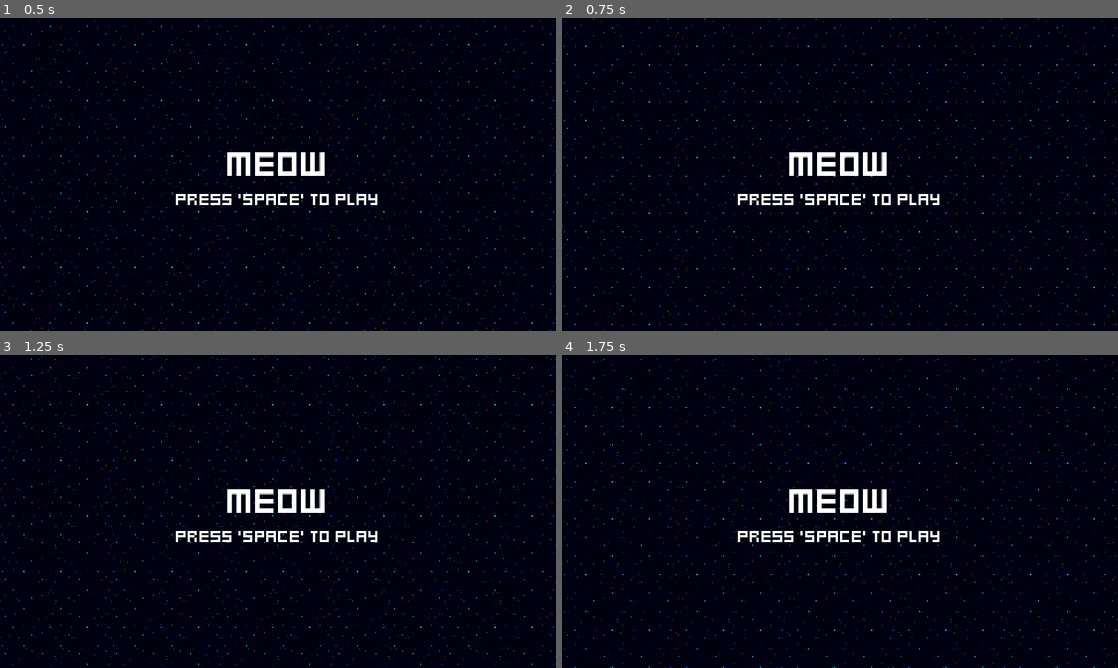
Above: before the commit, frames 1-4 (two rows, left to right).
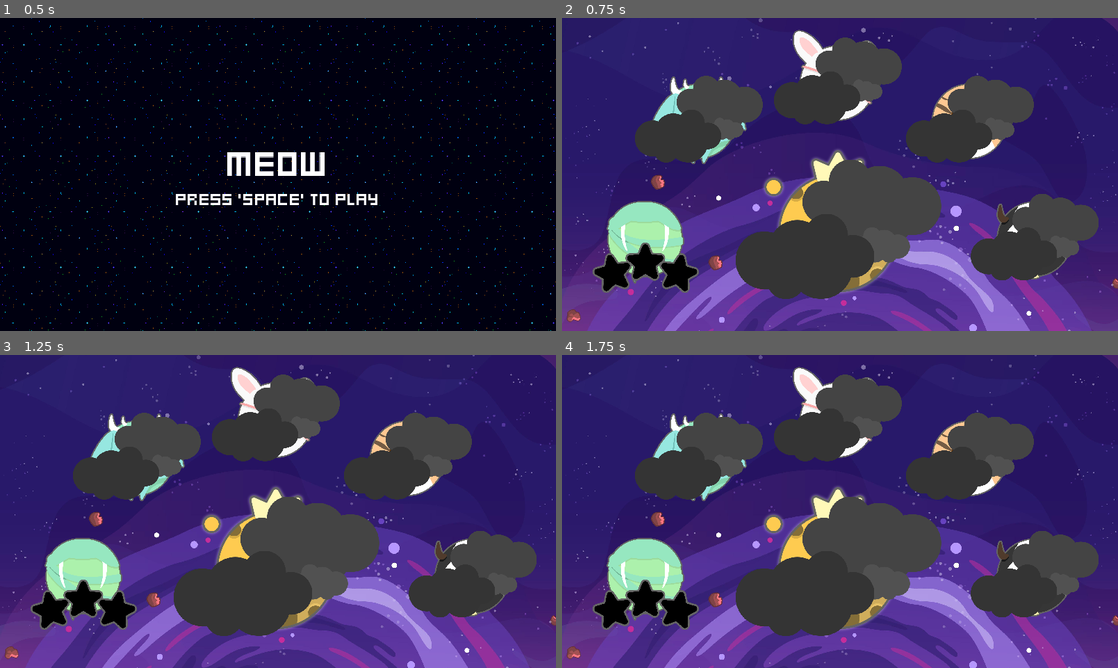
Above: after the commit, the same moments.

Repository: atomjin/2dRocket
Game: Godot game, scene res://menus/menu.tscn
The game is run twice, just before and just after one commit, with the same random seed, the same clock (stepped at 60 frames per second) and the same inputs.
Inputs (mouse positions are in pixels of both pictures, inside the frame that each line leads up to):
- Up to frame 1 (0.5 s): no input
- Up to frame 2 (0.75 s): tap Space at 0.5 s; move the mouse to (962, 158) at 0.52 s; hold Right (ui_right) from 0.53 s (still down); tap Enter (ui_accept) at 0.6 s; click (962, 158) at 0.67 s
- Up to frame 3 (1.25 s): keep holding Right (ui_right); tap Enter (ui_accept) at 0.77, 1.07 s
- Up to frame 4 (1.75 s): release Right (ui_right) at 1.25 s; tap Space at 1.25 s; drag from (728, 527) to (812, 574) at 1.27 s

Frame 1 is identical in both runs. In frame 2, 99% of the frame differs, in the area x 0-100%, y 0-100%; in frame 3, 99%; in frame 4, 99%.

Commit message:
sheep mons

Diff:
--- a/enemies/enemy.gd
+++ b/enemies/enemy.gd
@@ -10,17 +10,32 @@
 @onready var destroyed_component:  = $DestroyedComponent as DestroyedComponent
 @onready var score_component:  = $ScoreComponent as ScoreComponent
 
+@export var player: Node2D
+@export var move_speed: float = 100.0
 
-func _ready()->void:
-	stats_component.no_health.connect(func():
-		score_component.adjust_score()
-		)
+func _ready() -> void:
+	# Connect signals
+	stats_component.no_health.connect(on_no_health)
+	visible_on_screen_notifier_2d.screen_exited.connect(queue_free)
+	hurtbox_component.hurt.connect(on_hurt)
+	hitbox_component.hit_hurtbox.connect(destroyed_component.destroy.unbind(1))
 
-	visible_on_screen_notifier_2d.screen_exited.connect(queue_free)
-	hurtbox_component.hurt.connect(func(hitbox: HitboxComponent):
-		scale_component.tween_scale()
-		flash_component.flash()
-		shake_component.tween_shake()
-	)
-	stats_component.no_health.connect(queue_free)
-	hitbox_component.hit_hurtbox.connect(destroyed_component.destroy.unbind(1))
+func _process(delta: float) -> void:
+	move_toward_player(delta)
+
+# Function to handle enemy moving toward player
+func move_toward_player(delta: float) -> void:
+	if player:
+		var direction = (player.global_position - global_position).normalized()
+		position += direction * move_speed * delta
+
+# Function called when health reaches zero
+func on_no_health() -> void:
+	score_component.adjust_score()
+	queue_free()
+
+# Function called when enemy is hurt
+func on_hurt(hitbox: HitboxComponent) -> void:
+	scale_component.tween_scale()
+	flash_component.flash()
+	shake_component.tween_shake()
--- a/enemies/sheep_enemy.tscn
+++ b/enemies/sheep_enemy.tscn
@@ -23,8 +23,27 @@
 "speed": 5.0
 }]
 
+[sub_resource type="CircleShape2D" id="CircleShape2D_l7ryk"]
+radius = 206.774
+
+[sub_resource type="CircleShape2D" id="CircleShape2D_3frqb"]
+radius = 160.0
+
 [node name="SheepEnemy" instance=ExtResource("1_88l22")]
 scale = Vector2(0.15, 0.15)
 
 [node name="AnimatedSprite2D" parent="." index="0"]
 sprite_frames = SubResource("SpriteFrames_vm5yc")
+
+[node name="StatsComponent" parent="." index="1"]
+health = 5
+
+[node name="VisibleOnScreenNotifier2D" parent="." index="3"]
+position = Vector2(3.33332, -6.66665)
+scale = Vector2(24.3333, 22.6667)
+
+[node name="CollisionShape2D" type="CollisionShape2D" parent="HurtboxComponent" index="0"]
+shape = SubResource("CircleShape2D_l7ryk")
+
+[node name="CollisionShape2D" type="CollisionShape2D" parent="HitboxComponent" index="0"]
+shape = SubResource("CircleShape2D_3frqb")
--- a/menus/menu.gd
+++ b/menus/menu.gd
@@ -2,4 +2,4 @@
 
 func _process(delta: float) -> void:
 	if Input.is_action_just_pressed("ui_accept"):
-		get_tree().change_scene_to_file("res://menus/stage_selector.tscn")
+		get_tree().change_scene_to_file("res://stage_selector.tscn")
--- /dev/null
+++ b/snake_stage.gd
@@ -0,0 +1,45 @@
+extends TextureRect
+@onready var new_scene_path: String = "res://world.tscn"
+
+# Drag the fog node from the scene tree to this variable in the editor
+@onready var fog_node: TextureRect = $Fog1
+var original_size: Vector2
+var original_position: Vector2
+
+
+func _ready() -> void:
+	original_size = size
+	original_position = position
+	# Enable mouse input on the planet node
+	mouse_filter = Control.MouseFilter.MOUSE_FILTER_PASS
+	connect("gui_input", Callable(self, "_on_gui_input"))
+func _gui_input(event: InputEvent) -> void:
+	if event is InputEventMouseButton and event.pressed:
+		# Check if fog is visible
+		if fog_node.visible:
+			print("Cannot click on planet, fog is covering it.")
+		else:
+			print("Planet clicked!")
+			change_scene()
+			# Handle the click action for the planet here
+
+func change_scene():
+	var root = get_tree().root
+	for child in root.get_children():
+		child.queue_free()
+
+	var new_scene=load(new_scene_path).instantiate()
+	root.add_child(new_scene)
+
+
+func _on_mouse_entered() -> void:
+	var new_size = original_size * 1.2
+	var new_position = original_position - (new_size - original_size) / 2
+
+	size = new_size
+	position = new_position
+
+
+func _on_mouse_exited() -> void:
+	size = original_size
+	position = original_position
--- /dev/null
+++ b/stage_selector.gd
@@ -0,0 +1,11 @@
+extends Control
+
+
+# Called when the node enters the scene tree for the first time.
+func _ready() -> void:
+	pass # Replace with function body.
+
+
+# Called every frame. 'delta' is the elapsed time since the previous frame.
+func _process(delta: float) -> void:
+	pass
--- /dev/null
+++ b/stage_selector.tscn
@@ -0,0 +1,639 @@
+[gd_scene load_steps=15 format=3 uid="uid://cfmeci2s8yhth"]
+
+[ext_resource type="PackedScene" uid="uid://bc7msraepqfum" path="res://effects/stage_background.tscn" id="1_hhp03"]
+[ext_resource type="Script" path="res://stage_selector.gd" id="1_pkf56"]
+[ext_resource type="Texture2D" uid="uid://dbc5pbq8oyex5" path="res://Level Selector/Snake.png" id="2_n2n1d"]
+[ext_resource type="Texture2D" uid="uid://pvd525or2y32" path="res://Level Selector/StarBlank.png" id="3_aqibx"]
+[ext_resource type="Texture2D" uid="uid://dcfx0stp3yngi" path="res://Level Selector/Star1.png" id="4_bbee3"]
+[ext_resource type="Script" path="res://snake_stage.gd" id="4_lvdo2"]
+[ext_resource type="Texture2D" uid="uid://crphvvh7o5dt5" path="res://Level Selector/Star2.png" id="5_8v60s"]
+[ext_resource type="Texture2D" uid="uid://xvtdolu3ff5" path="res://Level Selector/Star3.png" id="6_sa3do"]
+[ext_resource type="Texture2D" uid="uid://p7k4hchpmua4" path="res://Level Selector/Cloud.png" id="7_xyev8"]
+[ext_resource type="Texture2D" uid="uid://bfojqpv4prcyo" path="res://Level Selector/Dragon.png" id="8_tilm1"]
+[ext_resource type="Texture2D" uid="uid://cebttbpbyda3i" path="res://Level Selector/Bunny.png" id="9_g05ef"]
+[ext_resource type="Texture2D" uid="uid://cepg0bqd1tkop" path="res://Level Selector/Tiger.png" id="10_7pv7l"]
+[ext_resource type="Texture2D" uid="uid://sagnf7wftyx" path="res://Level Selector/Cow.png" id="11_qg4r4"]
+[ext_resource type="Texture2D" uid="uid://btmkb3q7ow3l" path="res://Level Selector/Rat.png" id="12_khhfq"]
+
+[node name="StageSelector" type="Control"]
+layout_mode = 3
+anchors_preset = 0
+script = ExtResource("1_pkf56")
+
+[node name="level_select_background" parent="." instance=ExtResource("1_hhp03")]
+
+[node name="SnakeStage" type="TextureRect" parent="."]
+texture_filter = 1
+layout_mode = 1
+anchors_preset = 8
+anchor_left = 0.5
+anchor_top = 0.5
+anchor_right = 0.5
+anchor_bottom = 0.5
+offset_left = 104.0
+offset_top = 576.0
+offset_right = 470.0
+offset_bottom = 942.0
+grow_horizontal = 2
+grow_vertical = 2
+texture = ExtResource("2_n2n1d")
+expand_mode = 1
+script = ExtResource("4_lvdo2")
+
+[node name="BlankStar" type="TextureRect" parent="SnakeStage"]
+layout_mode = 1
+anchors_preset = 7
+anchor_left = 0.5
+anchor_top = 1.0
+anchor_right = 0.5
+anchor_bottom = 1.0
+offset_left = -233.0
+offset_top = -340.0
+offset_right = 233.0
+offset_bottom = 126.0
+grow_horizontal = 2
+grow_vertical = 0
+texture = ExtResource("3_aqibx")
+expand_mode = 1
+
+[node name="Star1" type="TextureRect" parent="SnakeStage/BlankStar"]
+visible = false
+layout_mode = 1
+anchors_preset = 8
+anchor_left = 0.5
+anchor_top = 0.5
+anchor_right = 0.5
+anchor_bottom = 0.5
+offset_left = -230.0
+offset_top = -230.0
+offset_right = 230.0
+offset_bottom = 230.0
+grow_horizontal = 2
+grow_vertical = 2
+texture = ExtResource("4_bbee3")
+expand_mode = 1
+
+[node name="Star2" type="TextureRect" parent="SnakeStage/BlankStar"]
+visible = false
+layout_mode = 1
+anchors_preset = 8
+anchor_left = 0.5
+anchor_top = 0.5
+anchor_right = 0.5
+anchor_bottom = 0.5
+offset_left = -230.0
+offset_top = -222.0
+offset_right = 222.0
+offset_bottom = 226.0
+grow_horizontal = 2
+grow_vertical = 2
+texture = ExtResource("5_8v60s")
+expand_mode = 1
+
+[node name="Star3" type="TextureRect" parent="SnakeStage/BlankStar"]
+visible = false
+layout_mode = 1
+anchors_preset = 8
+anchor_left = 0.5
+anchor_top = 0.5
+anchor_right = 0.5
+anchor_bottom = 0.5
+offset_left = -220.0
+offset_top = -224.0
+offset_right = 230.0
+offset_bottom = 226.0
+grow_horizontal = 2
+grow_vertical = 2
+texture = ExtResource("6_sa3do")
+expand_mode = 1
+
+[node name="Fog1" type="TextureRect" parent="SnakeStage"]
+visible = false
+texture_filter = 1
+layout_mode = 1
+anchors_preset = 8
+anchor_left = 0.5
+anchor_top = 0.5
+anchor_right = 0.5
+anchor_bottom = 0.5
+offset_left = -229.0
+offset_top = -229.0
+offset_right = 229.0
+offset_bottom = 229.0
+grow_horizontal = 2
+grow_vertical = 2
+texture = ExtResource("7_xyev8")
+expand_mode = 1
+
+[node name="DragonStage" type="TextureRect" parent="."]
+texture_filter = 1
+layout_mode = 1
+anchors_preset = 8
+anchor_left = 0.5
+anchor_top = 0.5
+anchor_right = 0.5
+anchor_bottom = 0.5
+offset_left = 288.0
+offset_top = 169.0
+offset_right = 654.0
+offset_bottom = 535.0
+grow_horizontal = 2
+grow_vertical = 2
+texture = ExtResource("8_tilm1")
+expand_mode = 1
+
+[node name="BlankStar" type="TextureRect" parent="DragonStage"]
+visible = false
+layout_mode = 1
+anchors_preset = 7
+anchor_left = 0.5
+anchor_top = 1.0
+anchor_right = 0.5
+anchor_bottom = 1.0
+offset_left = -233.0
+offset_top = -340.0
+offset_right = 233.0
+offset_bottom = 126.0
+grow_horizontal = 2
+grow_vertical = 0
+texture = ExtResource("3_aqibx")
+expand_mode = 1
+
+[node name="Star1" type="TextureRect" parent="DragonStage/BlankStar"]
+visible = false
+layout_mode = 1
+anchors_preset = 8
+anchor_left = 0.5
+anchor_top = 0.5
+anchor_right = 0.5
+anchor_bottom = 0.5
+offset_left = -230.0
+offset_top = -230.0
+offset_right = 230.0
+offset_bottom = 230.0
+grow_horizontal = 2
+grow_vertical = 2
+texture = ExtResource("4_bbee3")
+expand_mode = 1
+
+[node name="Star2" type="TextureRect" parent="DragonStage/BlankStar"]
+visible = false
+layout_mode = 1
+anchors_preset = 8
+anchor_left = 0.5
+anchor_top = 0.5
+anchor_right = 0.5
+anchor_bottom = 0.5
+offset_left = -230.0
+offset_top = -222.0
+offset_right = 222.0
+offset_bottom = 226.0
+grow_horizontal = 2
+grow_vertical = 2
+texture = ExtResource("5_8v60s")
+expand_mode = 1
+
+[node name="Star3" type="TextureRect" parent="DragonStage/BlankStar"]
+visible = false
+layout_mode = 1
+anchors_preset = 8
+anchor_left = 0.5
+anchor_top = 0.5
+anchor_right = 0.5
+anchor_bottom = 0.5
+offset_left = -220.0
+offset_top = -224.0
+offset_right = 230.0
+offset_bottom = 226.0
+grow_horizontal = 2
+grow_vertical = 2
+texture = ExtResource("6_sa3do")
+expand_mode = 1
+
+[node name="Fog1" type="TextureRect" parent="DragonStage"]
+texture_filter = 1
+layout_mode = 1
+anchors_preset = 8
+anchor_left = 0.5
+anchor_top = 0.5
+anchor_right = 0.5
+anchor_bottom = 0.5
+offset_left = -229.0
+offset_top = -229.0
+offset_right = 229.0
+offset_bottom = 229.0
+grow_horizontal = 2
+grow_vertical = 2
+texture = ExtResource("7_xyev8")
+expand_mode = 1
+
+[node name="RabbitStage" type="TextureRect" parent="."]
+texture_filter = 1
+layout_mode = 1
+anchors_preset = 8
+anchor_left = 0.5
+anchor_top = 0.5
+anchor_right = 0.5
+anchor_bottom = 0.5
+offset_left = 768.0
+offset_top = 37.0
+offset_right = 1134.0
+offset_bottom = 403.0
+grow_horizontal = 2
+grow_vertical = 2
+texture = ExtResource("9_g05ef")
+expand_mode = 1
+
+[node name="BlankStar" type="TextureRect" parent="RabbitStage"]
+visible = false
+layout_mode = 1
+anchors_preset = 7
+anchor_left = 0.5
+anchor_top = 1.0
+anchor_right = 0.5
+anchor_bottom = 1.0
+offset_left = -233.0
+offset_top = -340.0
+offset_right = 233.0
+offset_bottom = 126.0
+grow_horizontal = 2
+grow_vertical = 0
+texture = ExtResource("3_aqibx")
+expand_mode = 1
+
+[node name="Star1" type="TextureRect" parent="RabbitStage/BlankStar"]
+visible = false
+layout_mode = 1
+anchors_preset = 8
+anchor_left = 0.5
+anchor_top = 0.5
+anchor_right = 0.5
+anchor_bottom = 0.5
+offset_left = -230.0
+offset_top = -230.0
+offset_right = 230.0
+offset_bottom = 230.0
+grow_horizontal = 2
+grow_vertical = 2
+texture = ExtResource("4_bbee3")
+expand_mode = 1
+
+[node name="Star2" type="TextureRect" parent="RabbitStage/BlankStar"]
+visible = false
+layout_mode = 1
+anchors_preset = 8
+anchor_left = 0.5
+anchor_top = 0.5
+anchor_right = 0.5
+anchor_bottom = 0.5
+offset_left = -230.0
+offset_top = -222.0
+offset_right = 222.0
+offset_bottom = 226.0
+grow_horizontal = 2
+grow_vertical = 2
+texture = ExtResource("5_8v60s")
+expand_mode = 1
+
+[node name="Star3" type="TextureRect" parent="RabbitStage/BlankStar"]
+visible = false
+layout_mode = 1
+anchors_preset = 8
+anchor_left = 0.5
+anchor_top = 0.5
+anchor_right = 0.5
+anchor_bottom = 0.5
+offset_left = -220.0
+offset_top = -224.0
+offset_right = 230.0
+offset_bottom = 226.0
+grow_horizontal = 2
+grow_vertical = 2
+texture = ExtResource("6_sa3do")
+expand_mode = 1
+
+[node name="Fog1" type="TextureRect" parent="RabbitStage"]
+texture_filter = 1
+layout_mode = 1
+anchors_preset = 8
+anchor_left = 0.5
+anchor_top = 0.5
+anchor_right = 0.5
+anchor_bottom = 0.5
+offset_left = -229.0
+offset_top = -229.0
+offset_right = 229.0
+offset_bottom = 229.0
+grow_horizontal = 2
+grow_vertical = 2
+texture = ExtResource("7_xyev8")
+expand_mode = 1
+
+[node name="TigerStage" type="TextureRect" parent="."]
+texture_filter = 1
+layout_mode = 1
+anchors_preset = 8
+anchor_left = 0.5
+anchor_top = 0.5
+anchor_right = 0.5
+anchor_bottom = 0.5
+offset_left = 1224.0
+offset_top = 169.0
+offset_right = 1590.0
+offset_bottom = 535.0
+grow_horizontal = 2
+grow_vertical = 2
+texture = ExtResource("10_7pv7l")
+expand_mode = 1
+
+[node name="BlankStar" type="TextureRect" parent="TigerStage"]
+visible = false
+layout_mode = 1
+anchors_preset = 7
+anchor_left = 0.5
+anchor_top = 1.0
+anchor_right = 0.5
+anchor_bottom = 1.0
+offset_left = -233.0
+offset_top = -340.0
+offset_right = 233.0
+offset_bottom = 126.0
+grow_horizontal = 2
+grow_vertical = 0
+texture = ExtResource("3_aqibx")
+expand_mode = 1
+
+[node name="Star1" type="TextureRect" parent="TigerStage/BlankStar"]
+visible = false
+layout_mode = 1
+anchors_preset = 8
+anchor_left = 0.5
+anchor_top = 0.5
+anchor_right = 0.5
+anchor_bottom = 0.5
+offset_left = -230.0
+offset_top = -230.0
+offset_right = 230.0
+offset_bottom = 230.0
+grow_horizontal = 2
+grow_vertical = 2
+texture = ExtResource("4_bbee3")
+expand_mode = 1
+
+[node name="Star2" type="TextureRect" parent="TigerStage/BlankStar"]
+visible = false
+layout_mode = 1
+anchors_preset = 8
+anchor_left = 0.5
+anchor_top = 0.5
+anchor_right = 0.5
+anchor_bottom = 0.5
+offset_left = -230.0
+offset_top = -222.0
+offset_right = 222.0
+offset_bottom = 226.0
+grow_horizontal = 2
+grow_vertical = 2
+texture = ExtResource("5_8v60s")
+expand_mode = 1
+
+[node name="Star3" type="TextureRect" parent="TigerStage/BlankStar"]
+visible = false
+layout_mode = 1
+anchors_preset = 8
+anchor_left = 0.5
+anchor_top = 0.5
+anchor_right = 0.5
+anchor_bottom = 0.5
+offset_left = -220.0
+offset_top = -224.0
+offset_right = 230.0
+offset_bottom = 226.0
+grow_horizontal = 2
+grow_vertical = 2
+texture = ExtResource("6_sa3do")
+expand_mode = 1
+
+[node name="Fog1" type="TextureRect" parent="TigerStage"]
+texture_filter = 1
+layout_mode = 1
+anchors_preset = 8
+anchor_left = 0.5
+anchor_top = 0.5
+anchor_right = 0.5
+anchor_bottom = 0.5
+offset_left = -229.0
+offset_top = -229.0
+offset_right = 229.0
+offset_bottom = 229.0
+grow_horizontal = 2
+grow_vertical = 2
+texture = ExtResource("7_xyev8")
+expand_mode = 1
+
+[node name="CowStage" type="TextureRect" parent="."]
+texture_filter = 1
+layout_mode = 1
+anchors_preset = 8
+anchor_left = 0.5
+anchor_top = 0.5
+anchor_right = 0.5
+anchor_bottom = 0.5
+offset_left = 1448.0
+offset_top = 576.0
+offset_right = 1814.0
+offset_bottom = 942.0
+grow_horizontal = 2
+grow_vertical = 2
+texture = ExtResource("11_qg4r4")
+expand_mode = 1
+
+[node name="BlankStar" type="TextureRect" parent="CowStage"]
+visible = false
+layout_mode = 1
+anchors_preset = 7
+anchor_left = 0.5
+anchor_top = 1.0
+anchor_right = 0.5
+anchor_bottom = 1.0
+offset_left = -233.0
+offset_top = -340.0
+offset_right = 233.0
+offset_bottom = 126.0
+grow_horizontal = 2
+grow_vertical = 0
+texture = ExtResource("3_aqibx")
+expand_mode = 1
+
+[node name="Star1" type="TextureRect" parent="CowStage/BlankStar"]
+visible = false
+layout_mode = 1
+anchors_preset = 8
+anchor_left = 0.5
+anchor_top = 0.5
+anchor_right = 0.5
+anchor_bottom = 0.5
+offset_left = -230.0
+offset_top = -230.0
+offset_right = 230.0
+offset_bottom = 230.0
+grow_horizontal = 2
+grow_vertical = 2
+texture = ExtResource("4_bbee3")
+expand_mode = 1
+
+[node name="Star2" type="TextureRect" parent="CowStage/BlankStar"]
+visible = false
+layout_mode = 1
+anchors_preset = 8
+anchor_left = 0.5
+anchor_top = 0.5
+anchor_right = 0.5
+anchor_bottom = 0.5
+offset_left = -230.0
+offset_top = -222.0
+offset_right = 222.0
+offset_bottom = 226.0
+grow_horizontal = 2
+grow_vertical = 2
+texture = ExtResource("5_8v60s")
+expand_mode = 1
+
+[node name="Star3" type="TextureRect" parent="CowStage/BlankStar"]
+visible = false
+layout_mode = 1
+anchors_preset = 8
+anchor_left = 0.5
+anchor_top = 0.5
+anchor_right = 0.5
+anchor_bottom = 0.5
+offset_left = -220.0
+offset_top = -224.0
+offset_right = 230.0
+offset_bottom = 226.0
+grow_horizontal = 2
+grow_vertical = 2
+texture = ExtResource("6_sa3do")
+expand_mode = 1
+
+[node name="Fog1" type="TextureRect" parent="CowStage"]
+texture_filter = 1
+layout_mode = 1
+anchors_preset = 8
+anchor_left = 0.5
+anchor_top = 0.5
+anchor_right = 0.5
+anchor_bottom = 0.5
+offset_left = -229.0
+offset_top = -229.0
+offset_right = 229.0
+offset_bottom = 229.0
+grow_horizontal = 2
+grow_vertical = 2
+texture = ExtResource("7_xyev8")
+expand_mode = 1
+
+[node name="RatStage" type="TextureRect" parent="."]
+texture_filter = 1
+layout_mode = 1
+anchors_preset = 8
+anchor_left = 0.5
+anchor_top = 0.5
+anchor_right = 0.5
+anchor_bottom = 0.5
+offset_left = 664.0
+offset_top = 446.0
+offset_right = 1240.0
+offset_bottom = 1022.0
+grow_horizontal = 2
+grow_vertical = 2
+texture = ExtResource("12_khhfq")
+expand_mode = 1
+
+[node name="BlankStar" type="TextureRect" parent="RatStage"]
+visible = false
+layout_mode = 1
+anchors_preset = 7
+anchor_left = 0.5
+anchor_top = 1.0
+anchor_right = 0.5
+anchor_bottom = 1.0
+offset_left = -233.0
+offset_top = -340.0
+offset_right = 233.0
+offset_bottom = 126.0
+grow_horizontal = 2
+grow_vertical = 0
+texture = ExtResource("7_xyev8")
+expand_mode = 1
+
+[node name="Star1" type="TextureRect" parent="RatStage/BlankStar"]
+visible = false
+layout_mode = 1
+anchors_preset = 8
+anchor_left = 0.5
+anchor_top = 0.5
+anchor_right = 0.5
+anchor_bottom = 0.5
+offset_left = -230.0
+offset_top = -230.0
+offset_right = 230.0
+offset_bottom = 230.0
+grow_horizontal = 2
+grow_vertical = 2
+texture = ExtResource("4_bbee3")
+expand_mode = 1
+
+[node name="Star2" type="TextureRect" parent="RatStage/BlankStar"]
+visible = false
+layout_mode = 1
+anchors_preset = 8
+anchor_left = 0.5
+anchor_top = 0.5
+anchor_right = 0.5
+anchor_bottom = 0.5
+offset_left = -230.0
+offset_top = -222.0
+offset_right = 222.0
+offset_bottom = 226.0
+grow_horizontal = 2
+grow_vertical = 2
+texture = ExtResource("5_8v60s")
+expand_mode = 1
+
+[node name="Star3" type="TextureRect" parent="RatStage/BlankStar"]
+visible = false
+layout_mode = 1
+anchors_preset = 8
+anchor_left = 0.5
+anchor_top = 0.5
+anchor_right = 0.5
+anchor_bottom = 0.5
+offset_left = -220.0
+offset_top = -224.0
+offset_right = 230.0
+offset_bottom = 226.0
+grow_horizontal = 2
+grow_vertical = 2
+texture = ExtResource("6_sa3do")
+expand_mode = 1
+
+[node name="Fog1" type="TextureRect" parent="RatStage"]
+texture_filter = 1
+layout_mode = 1
+anchors_preset = 8
+anchor_left = 0.5
+anchor_top = 0.5
+anchor_right = 0.5
+anchor_bottom = 0.5
+offset_left = -368.0
+offset_top = -368.0
+offset_right = 368.0
+offset_bottom = 368.0
+grow_horizontal = 2
+grow_vertical = 2
+texture = ExtResource("7_xyev8")
+expand_mode = 1
+
+[connection signal="mouse_entered" from="SnakeStage" to="SnakeStage" method="_on_mouse_entered"]
+[connection signal="mouse_exited" from="SnakeStage" to="SnakeStage" method="_on_mouse_exited"]
--- a/world.tscn
+++ b/world.tscn
@@ -6,6 +6,7 @@
 [ext_resource type="Resource" uid="uid://brsrs8yq60dwa" path="res://game_stats.tres" id="2_okums"]
 [ext_resource type="PackedScene" uid="uid://uf1l66y51p4t" path="res://enemies/enemy_generator.tscn" id="3_hi8w8"]
 [ext_resource type="LabelSettings" uid="uid://c1omw1b4dnja8" path="res://fonts/default_label_settings.tres" id="5_wiio1"]
+[ext_resource type="PackedScene" uid="uid://fv18prg044e0" path="res://enemies/sheep_enemy.tscn" id="7_t06np"]
 
 [node name="World" type="Node2D"]
 script = ExtResource("1_74ca3")
@@ -26,3 +27,7 @@
 label_settings = ExtResource("5_wiio1")
 horizontal_alignment = 1
 vertical_alignment = 1
+
+[node name="SheepEnemy" parent="." node_paths=PackedStringArray("player") instance=ExtResource("7_t06np")]
+position = Vector2(584, 304)
+player = NodePath("../Ship")
Not shown: 1 places in enemies/sheep_enemy.tscn that only renumber resources
Not shown: 1 places in world.tscn that only renumber resources
